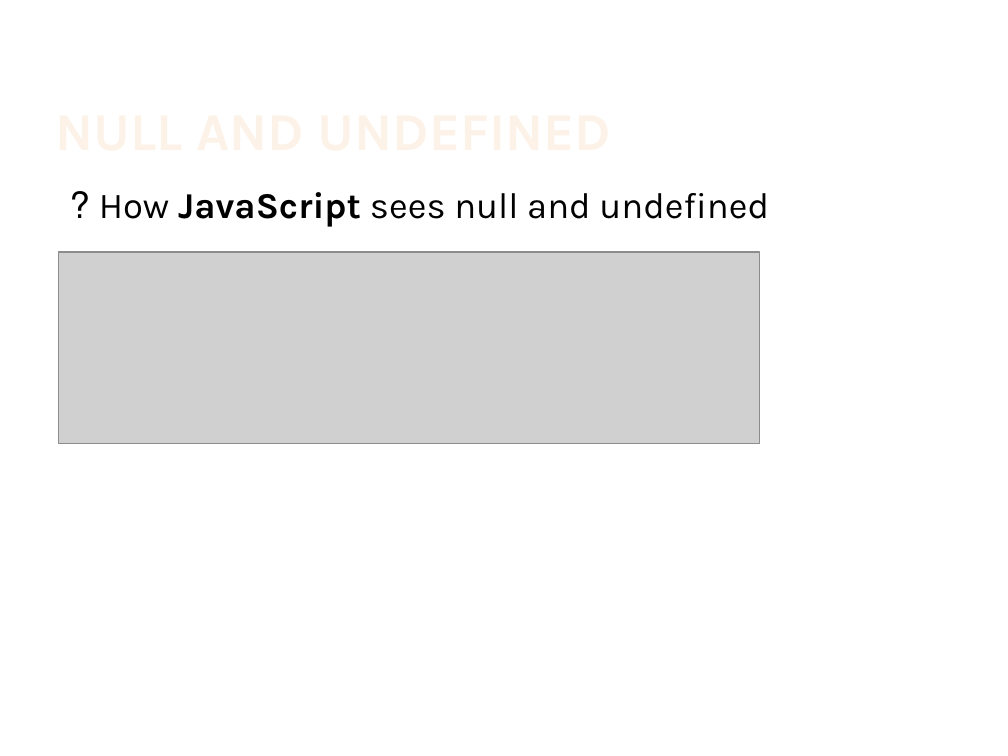
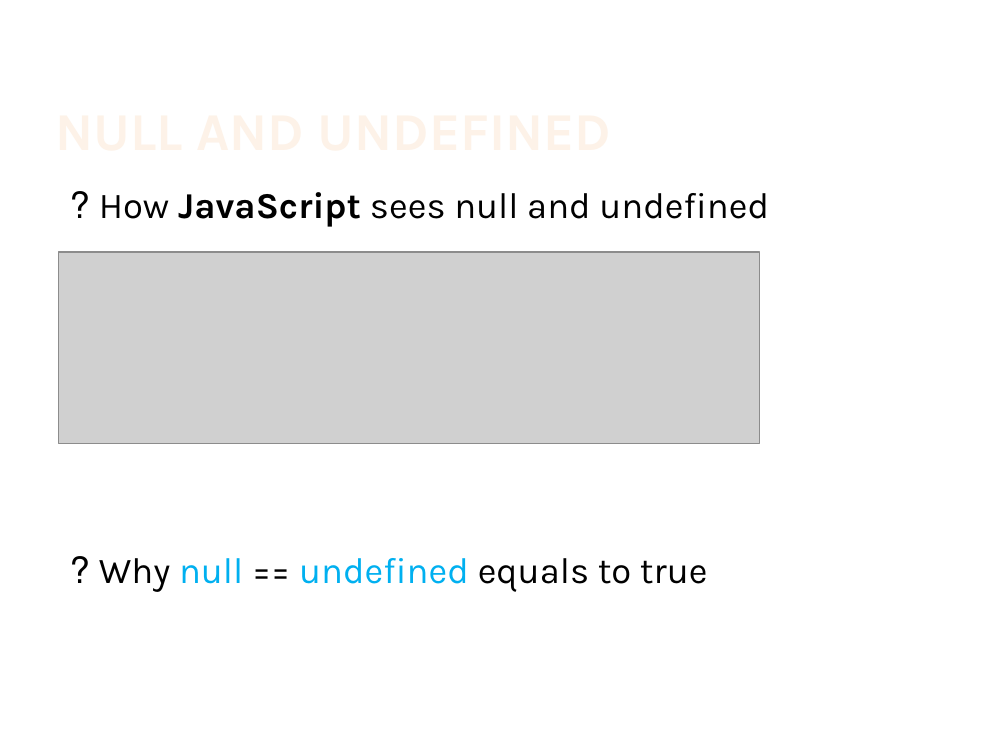
Before and after one commit to IsraelZablianov/TypeScript-Course, a slide deck: slide 19 of Advanced Es6 & TypeScript.pptx (slide 16 before the commit). Drawn at 1008x756 pixels with LibreOffice and Linux fonts; fonts in the diff are those of the drawing; grey boxes stand for pictures; background and template pictures are left out. Boxes give left, top, right and bottom in pixels: in the first picture for what was removed or moved away, otherwise in the second. Text is boxed around its words. In the diff, an @@ line names an element or a change of style, - is before the commit and + after.

```diff
--- a/Advanced Es6 & TypeScript.pptx
+++ b/Advanced Es6 & TypeScript.pptx
@@ text at <box>99,558,708,592</box>: paragraph added @@
+Why null == undefined equals to true ?
```
Also in this commit, not shown: 13 other slides changed, 3 slides added.
